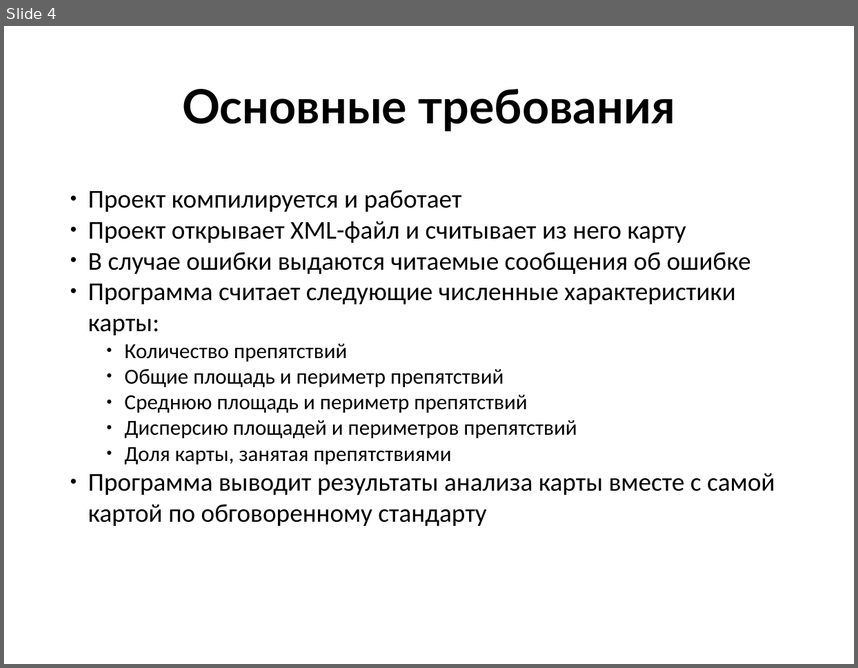
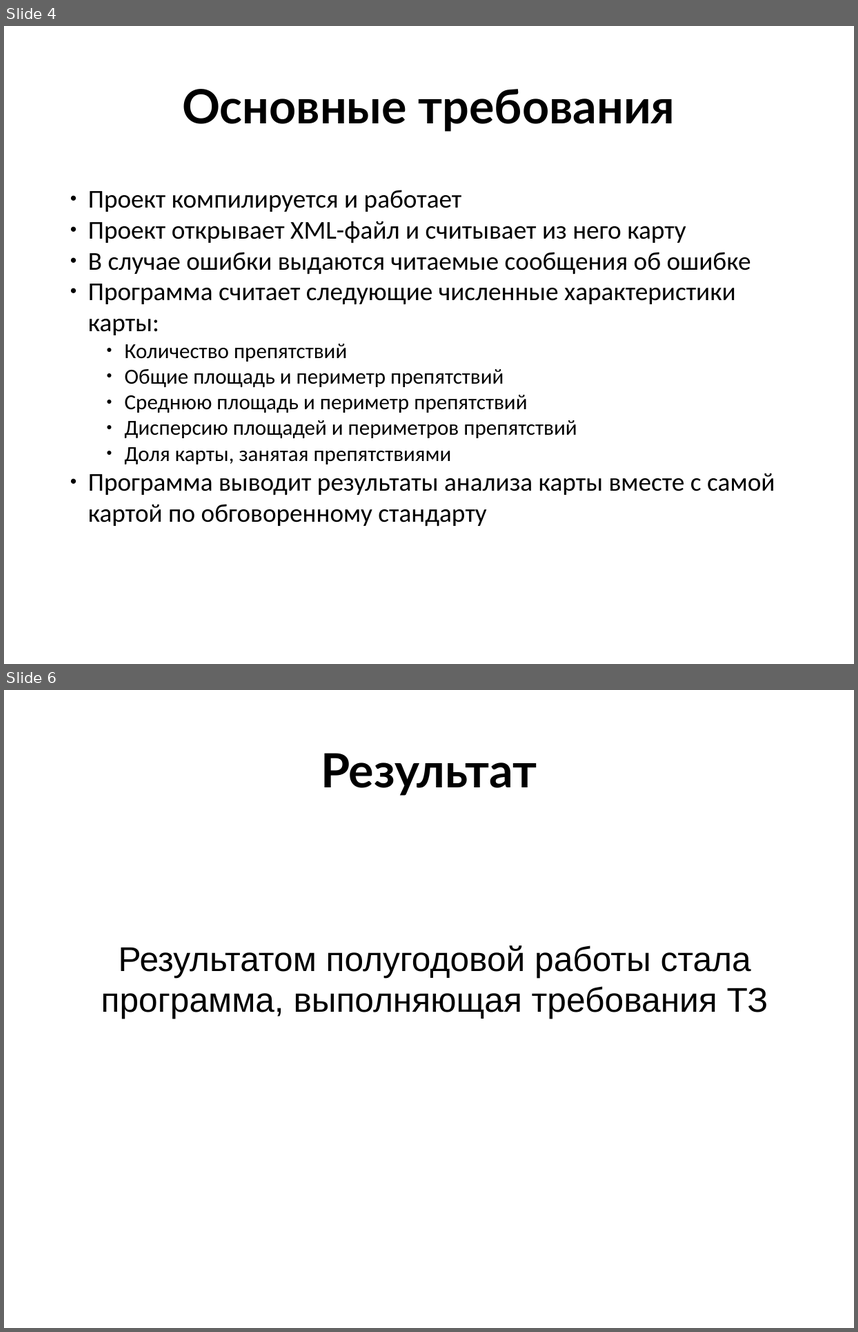
Before and after one commit to AndreSokol/pathfinding_algorithms, a slide deck: report/final_report.pptx. Shown one above the other, each under a label of ours: slide 4 before the commit, slides 4 and 6 after it; the slides between them are not shown. The pictures are 858x668 and 858x1332 pixels, drawn with LibreOffice and Linux fonts; fonts in the diff are those of the drawing. Boxes give left, top, right and bottom in pixels: in the first picture for what was removed or moved away, otherwise in the second. Text is boxed around its words. In the diff, an @@ line names an element or a change of style, - is before the commit and + after.

```diff
--- a/report/final_report.pptx
+++ b/report/final_report.pptx
@@ slide 6 added at bbox=[4, 690, 854, 1328], background #FFFFFF @@
@@ text added at bbox=[321, 753, 537, 796], 44 pt, text #000000, bold @@
+Результат
@@ text added at bbox=[101, 945, 769, 1018], 32 pt, text #000000 @@
+Результатом полугодовой работы стала программа, выполняющая требования ТЗ
```
Also in this commit, not shown: 1 other slide added, 2 slides removed.
